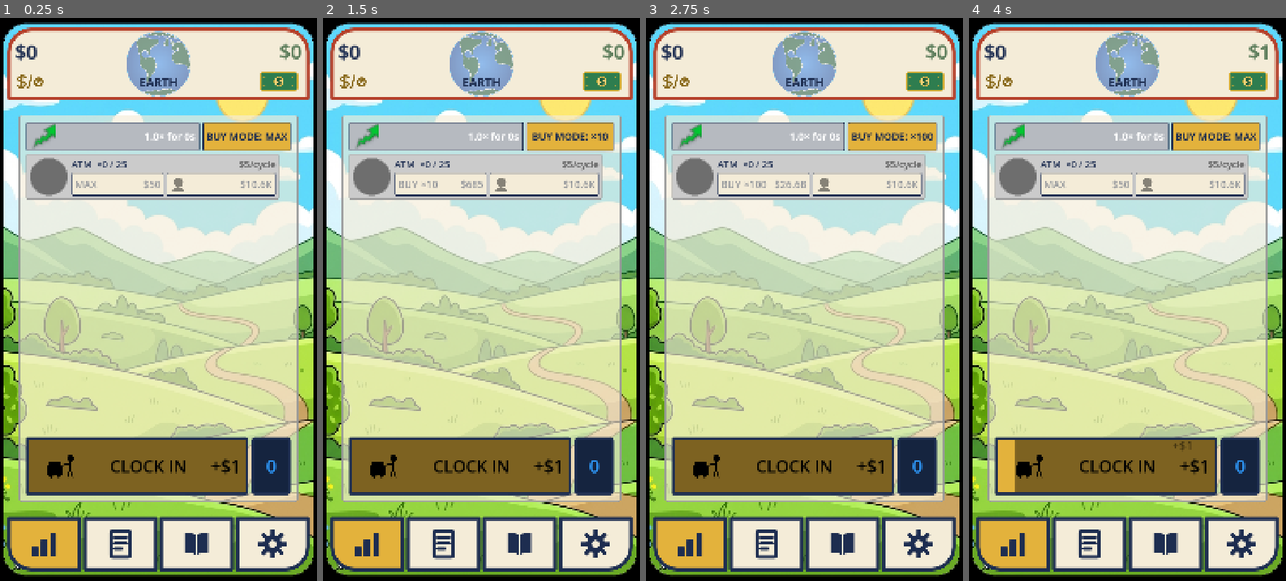
Above: before the commit, frames 1-4 (left to right).
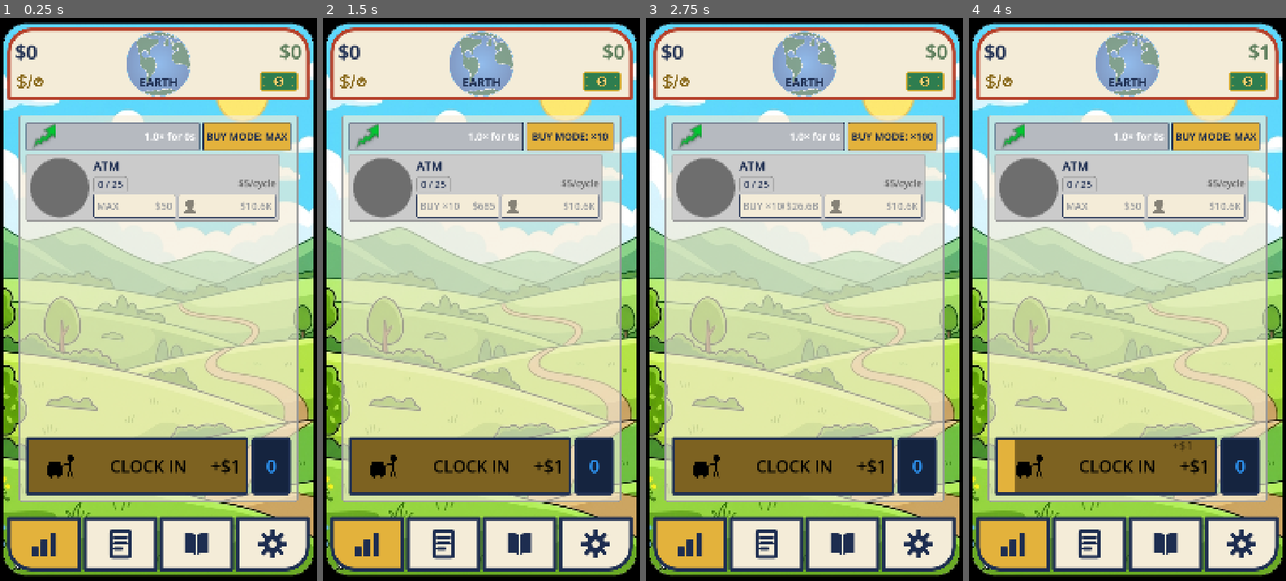
Above: after the commit, the same moments.

Repository: TimGoergen/american-tycoon
Game: Godot game, scene res://Main.tscn
Two runs of this game, one before a commit and one after it. Both use one fixed random seed, a clock stepped at 60 frames per second and the inputs below.
Inputs (mouse positions are in pixels of both pictures, inside the frame that each line leads up to):
- Up to frame 1 (0.25 s): no input
- Up to frame 2 (1.5 s): click "BUY MODE: MAX" at 0.5 s; click "BUY MODE: ×1" at 1.25 s
- Up to frame 3 (2.75 s): click "BUY MODE: ×10" at 2 s
- Up to frame 4 (4 s): click "BUY MODE: ×100" at 2.75 s; click (1105, 468) at 3.5 s

The runs differ from the first frame. In frame 1, 6.2% of the frame differs, in the area x 8-89%, y 24-37%; in frame 2, 6.2%; in frame 3, 6.2%; in frame 4, 6.2%.

Commit message:
Restructure property row: bold name, outlined count chip, income over bar
Taller, more readable rows. Row 1 is the bold property name. Row 2 puts the owned/threshold count in its own gray-outlined chip on the left, with the per-cycle income (bold black, right-aligned) sitting above the cycle progress bar to its right; the chip and bar share one height. Buy/hire buttons unchanged.

Co-Authored-By: Claude Opus 4.8 <noreply@anthropic.com>

Claude-Session: https://claude.ai/code/session_01WxVCyzQ6nqDT1WeDAswgPb

Diff:
--- a/game/scripts/ui/PropertyRow.gd
+++ b/game/scripts/ui/PropertyRow.gd
@@ -101,8 +101,19 @@
 ## Side length of the headshot icon that stands in for the word "HIRE"/"UPGRADE".
 const HIRE_ICON_SIZE := 56
 
+## Property-row readability pass (Tim, 2026-07-01): the row is taller and its labels bigger.
+## The property NAME reads in bold on the top line at this size.
+const NAME_FONT_SIZE := UiPalette.FONT_SUBHEAD
+## Shared height of the second row's two elements — the outlined "owned / next-threshold" count
+## panel and, to its right, the cycle progress bar — kept equal so they read as one aligned band.
+const SECOND_ROW_HEIGHT := 52
+## Font for the count-panel text and the per-cycle income readout above the bar.
+const SECOND_ROW_FONT_SIZE := UiPalette.FONT_BODY
+
 var _manager_circle: ManagerCircle
 var _name_label: Label
+## The "owned / next-milestone-threshold" readout, inside its own gray-outlined chip (Tim, 2026-07-01).
+var _count_label: Label
 var _income_label: Label
 var _cycle_bar: ProgressBar
 var _buy_button: Button
@@ -141,9 +152,9 @@
 	# The portrait/rush control sits on the LEFT as a single tall square spanning the WHOLE
 	# panel height (Tim, 2026-07-01): on device the old section-height circle was a hard tap
 	# target, so it now runs the full height of the row for a big, easy-to-hit button. To its
-	# right, a column holds the three stacked rows — name/income header, cycle progress bar,
-	# and the buy/hire buttons — each now a little narrower because the tall portrait claims
-	# the left edge. The circle's square size is set in _refresh to match its own height.
+	# right, a column holds the stacked rows — the bold NAME, then the "owned / threshold" count
+	# chip beside the income-over-progress-bar band, then the buy/hire buttons. The circle's
+	# square size is set in _refresh to match its own height.
 	var outer_row := HBoxContainer.new()
 	outer_row.add_theme_constant_override("separation", 12)
 	add_child(outer_row)
@@ -155,50 +166,79 @@
 	_manager_circle.pressed.connect(func() -> void: tap_requested.emit(prop_index))
 	outer_row.add_child(_manager_circle)
 
-	# The three stacked rows to the right of the tall portrait.
+	# The stacked rows to the right of the tall portrait.
 	var column := VBoxContainer.new()
-	column.add_theme_constant_override("separation", 6)
+	column.add_theme_constant_override("separation", 8)
 	column.size_flags_horizontal = Control.SIZE_EXPAND_FILL
 	outer_row.add_child(column)
 
-	# Header: name ×count on the left, income/sec on the right.
-	var header := HBoxContainer.new()
-	column.add_child(header)
-
+	# Row 1 — the property name, in bold.
 	_name_label = Label.new()
 	_name_label.add_theme_color_override("font_color", UiPalette.NAVY)
-	_name_label.add_theme_font_size_override("font_size", UiPalette.FONT_BODY)
+	_name_label.add_theme_font_size_override("font_size", NAME_FONT_SIZE)
+	_name_label.add_theme_font_override("font", UiPalette.make_bold_font())
 	_name_label.size_flags_horizontal = Control.SIZE_EXPAND_FILL
-	# Clip a long name rather than letting it force the whole row wider than the panel. Without
-	# this a long "Name ×count / next" sets the row's MINIMUM width; paired with the now-taller
-	# (and so wider) full-height portrait, that pushed the panel off the right edge of the screen
-	# (Tim, 2026-07-01). Clipping lets the row shrink to fit; the income label stays fully visible.
+	# Clip a long name rather than letting it force the whole row wider than the panel — otherwise a
+	# long name sets the row's MINIMUM width and, paired with the tall (so wide) portrait, pushes the
+	# panel off the right edge of the screen (Tim, 2026-07-01). Clipping lets the row shrink to fit.
 	_name_label.clip_text = true
-	header.add_child(_name_label)
-
+	column.add_child(_name_label)
+
+	# Row 2 — an outlined "owned / next-threshold" count chip on the LEFT, and to its right a band
+	# that fills the rest of the row: the per-cycle income (bold black, right-aligned) sitting ABOVE
+	# the live cycle progress bar. The chip and the bar are the same height so they read as one line.
+	var second_row := HBoxContainer.new()
+	second_row.add_theme_constant_override("separation", 10)
+	column.add_child(second_row)
+
+	# The count chip: a gray-outlined plate wrapping the "owned / threshold" readout. Transparent
+	# fill so only the outline shows, whatever the row's ownership background is. It takes only its
+	# own width (SHRINK_BEGIN) and bottom-aligns (SHRINK_END) so it sits level with the progress bar.
+	var count_chip := PanelContainer.new()
+	var chip_style := StyleBoxFlat.new()
+	chip_style.bg_color = Color.TRANSPARENT
+	chip_style.border_color = UiPalette.MID_GRAY
+	chip_style.set_border_width_all(2)
+	chip_style.set_corner_radius_all(4)
+	chip_style.set_content_margin(SIDE_LEFT, 16)
+	chip_style.set_content_margin(SIDE_RIGHT, 16)
+	count_chip.add_theme_stylebox_override("panel", chip_style)
+	count_chip.custom_minimum_size = Vector2(0, SECOND_ROW_HEIGHT)
+	count_chip.size_flags_horizontal = Control.SIZE_SHRINK_BEGIN
+	count_chip.size_flags_vertical = Control.SIZE_SHRINK_END
+	second_row.add_child(count_chip)
+
+	_count_label = Label.new()
+	_count_label.horizontal_alignment = HORIZONTAL_ALIGNMENT_CENTER
+	_count_label.vertical_alignment = VERTICAL_ALIGNMENT_CENTER
+	_count_label.add_theme_color_override("font_color", UiPalette.NAVY)
+	_count_label.add_theme_font_size_override("font_size", SECOND_ROW_FONT_SIZE)
+	count_chip.add_child(_count_label)
+
+	# The income-over-bar band fills the rest of the row.
+	var income_band := VBoxContainer.new()
+	income_band.add_theme_constant_override("separation", 2)
+	income_band.size_flags_horizontal = Control.SIZE_EXPAND_FILL
+	second_row.add_child(income_band)
+
+	# Per-cycle income: bold BLACK, right-aligned, sitting directly above the progress bar.
 	_income_label = Label.new()
-	# Darker green than the standard money-green, plus a same-color outline for faux
-	# weight (Tim's call: the per-cycle payout should read darker and bolder). The
-	# outline is the project-wide bold trick used until real bold fonts arrive in M3.
-	var income_green := UiPalette.MONEY_GREEN.darkened(0.4)
-	_income_label.add_theme_color_override("font_color", income_green)
-	_income_label.add_theme_color_override("font_outline_color", income_green)
-	_income_label.add_theme_constant_override("outline_size", 2)
-	_income_label.add_theme_font_size_override("font_size", UiPalette.FONT_BODY)
-	header.add_child(_income_label)
-
-	# Cycle line: live cycle progress (Style Guide §9: the "spin" is the real cycle
-	# progress; placeholder bar until hero art). The old START/RUSH button is gone — the
-	# portrait circle on the left is now the start/rush control (see ManagerCircle).
+	_income_label.horizontal_alignment = HORIZONTAL_ALIGNMENT_RIGHT
+	_income_label.add_theme_font_size_override("font_size", SECOND_ROW_FONT_SIZE)
+	_income_label.add_theme_font_override("font", UiPalette.make_bold_font())
+	_income_label.add_theme_color_override("font_color", Color.BLACK)
+	income_band.add_child(_income_label)
+
+	# Cycle progress bar (Style Guide §9: the "spin" is the real cycle progress). Same height as the
+	# count chip so the two line up; fills the width to the right of the chip.
 	_cycle_bar = ProgressBar.new()
 	_cycle_bar.min_value = 0.0
 	_cycle_bar.max_value = 1.0
 	_cycle_bar.show_percentage = false
-	_cycle_bar.custom_minimum_size = Vector2(0, 26)
+	_cycle_bar.custom_minimum_size = Vector2(0, SECOND_ROW_HEIGHT)
 	_cycle_bar.size_flags_horizontal = Control.SIZE_EXPAND_FILL
-	_cycle_bar.size_flags_vertical = Control.SIZE_SHRINK_CENTER
 	UiPalette.style_progress_bar(_cycle_bar, UiPalette.MONEY_GREEN)
-	column.add_child(_cycle_bar)
+	income_band.add_child(_cycle_bar)
 
 	# Buy / hire buttons (bulk-buy is mandatory — GDD §3.1). The buy button's
 	# count follows the global buy-mode toggle.
@@ -344,14 +384,16 @@
 			or prop_index == _economy.get_cheapest_unaffordable_unowned_index(current_tier))
 
 	var config := _prop.config as PropertyConfig
-	# Name shows the owned count and, after the slash, the unit threshold of the next
-	# milestone tier (the old progress bar's information, folded into the title — Tim,
-	# 2026-06-29). Past the final milestone there is no next count, so we show "MAX".
+	# Row 1 is just the property name (bold). The owned-count and next-milestone threshold now live
+	# in their own outlined chip on row 2 (Tim, 2026-07-01), no longer folded into the title.
+	_name_label.text = config.display_name
+
+	# The count chip: "<owned> / <next milestone threshold>", or "<owned> / MAX" past the last tier.
 	var next_milestone := _prop.get_next_milestone_count()
 	if next_milestone <= 0:
-		_name_label.text = "%s  ×%d / MAX" % [config.display_name, _prop.units_owned]
+		_count_label.text = "%d / MAX" % _prop.units_owned
 	else:
-		_name_label.text = "%s  ×%d / %d" % [config.display_name, _prop.units_owned, next_milestone]
+		_count_label.text = "%d / %d" % [_prop.units_owned, next_milestone]
 
 	# A rung the player owns no units of yet gets a drab gray "locked" look; once a
 	# unit is bought it switches to the normal cream styling (applied on change).
@@ -487,15 +529,12 @@
 	_ownership_style_applied = want
 	if owned:
 		add_theme_stylebox_override("panel", UiPalette.make_panel_style())
-		# Owned: the bold dark-money-green per-cycle payout.
-		var income_green := UiPalette.MONEY_GREEN.darkened(0.4)
-		_income_label.add_theme_color_override("font_color", income_green)
-		_income_label.add_theme_color_override("font_outline_color", income_green)
+		# Owned: the per-cycle payout in bold black (Tim, 2026-07-01).
+		_income_label.add_theme_color_override("font_color", Color.BLACK)
 	else:
 		add_theme_stylebox_override("panel", UiPalette.make_unowned_panel_style())
 		# Unowned: a drab dark-gray single-unit preview, matching the locked row look.
 		_income_label.add_theme_color_override("font_color", UiPalette.DARK_GRAY)
-		_income_label.add_theme_color_override("font_outline_color", UiPalette.DARK_GRAY)
 
 
 ## True once the property is staffed at the best tier this epoch allows. In that state the
